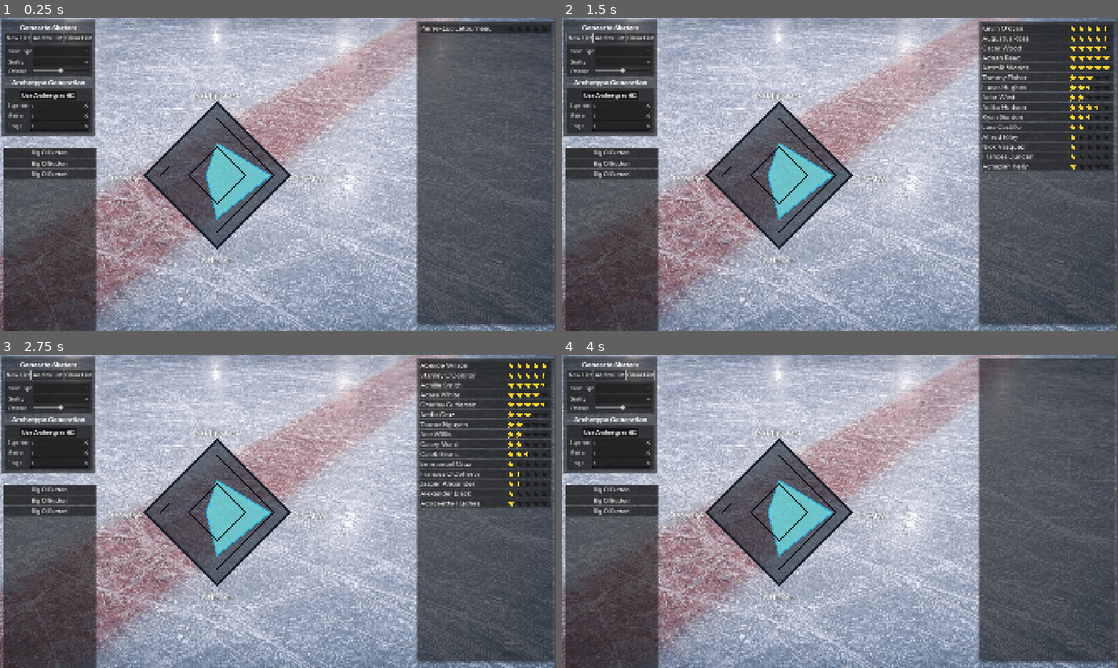
Above: before the commit, frames 1-4 (two rows, left to right).
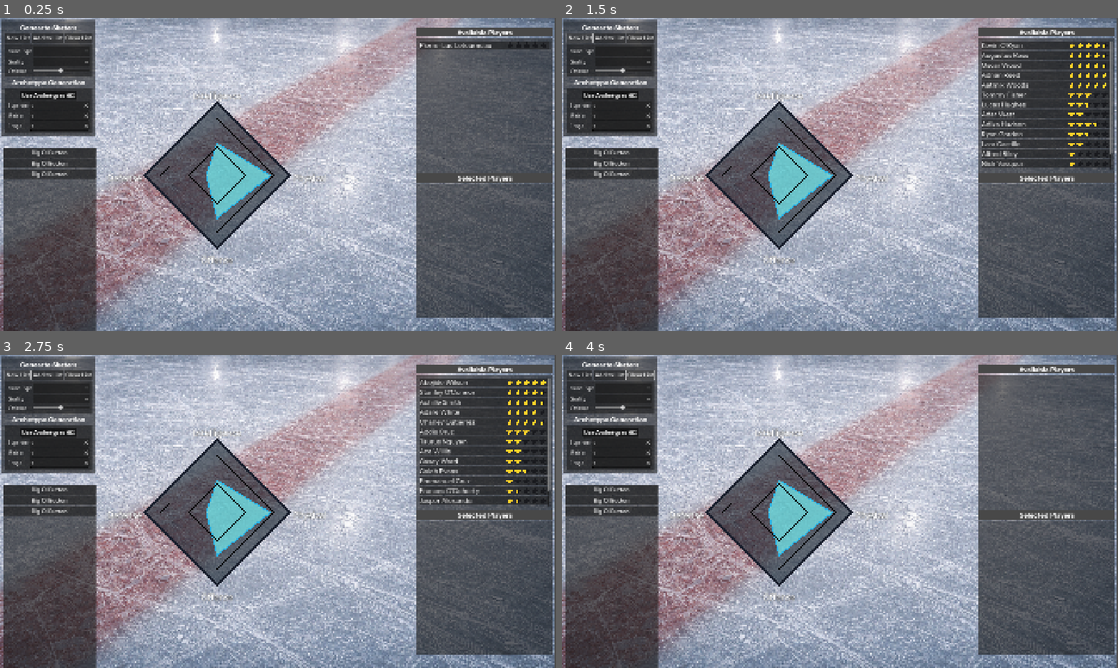
Above: after the commit, the same moments.

Repository: SqueegeeDino/imaginary-hockey-manager
Game: Godot game, scene res://Scenes/scn_Main.tscn
Two runs of this game, one before a commit and one after it. Both use one fixed random seed, a clock stepped at 60 frames per second and the inputs below.
Inputs (mouse positions are in pixels of both pictures, inside the frame that each line leads up to; where the layout moved, square brackets give the same spot in the first picture):
- Up to frame 1 (0.25 s): no input
- Up to frame 2 (1.5 s): click (1045, 46) [1045, 27] at 0.5 s; click "New List" at 1.25 s
- Up to frame 3 (2.75 s): click "New List" at 2 s
- Up to frame 4 (4 s): click "Add to List" at 2.75 s; click "Clear List" at 3.5 s

The runs differ from the first frame. In frame 1, 3.2% of the frame differs, in the area x 74-100%, y 1-99%; in frame 2, 6.9%; in frame 3, 6.9%; in frame 4, 2.4%.

Commit message:
Adjusted player_row left click functionality for player selection
Left clicking players in the list now moves them to the "Selected player" section. Generating stats in the radar graph is now down through the context menu.

Diff:
--- a/Scenes/player_row.gd
+++ b/Scenes/player_row.gd
@@ -4,7 +4,7 @@
 
 signal hovered(player: PlayerProfile)
 signal exited(player: PlayerProfile)
-signal clicked_left(player: PlayerProfile)
+signal clicked_left(row: Node)
 signal clicked_right(player: PlayerProfile, global_pos: Vector2)
 
 @export var star_empty: Texture2D
@@ -61,6 +61,6 @@
 func _gui_input(event: InputEvent) -> void:
 	if event is InputEventMouseButton and event.pressed:
 		if event.button_index == MOUSE_BUTTON_LEFT:
-			clicked_left.emit(player)
+			clicked_left.emit(self)
 		if event.button_index == MOUSE_BUTTON_RIGHT:
 			clicked_right.emit(player, get_global_mouse_position())
--- a/Scenes/scn_Main.tscn
+++ b/Scenes/scn_Main.tscn
@@ -221,14 +221,36 @@
 text = "5"
 clear_button_enabled = true
 
-[node name="panel_playerList" type="Panel" parent="CanvasLayer/Control"]
-layout_mode = 0
-offset_left = 1440.0
-offset_top = 10.0
-offset_right = 1912.0
-offset_bottom = 1060.0
-
-[node name="MarginContainer" type="MarginContainer" parent="CanvasLayer/Control/panel_playerList"]
+[node name="VBoxContainer" type="VBoxContainer" parent="CanvasLayer/Control"]
+layout_mode = 1
+anchors_preset = -1
+anchor_left = 1.175
+anchor_top = -0.2
+anchor_right = 1.175
+anchor_bottom = -0.2
+offset_left = 1391.0
+offset_top = 43.0
+offset_right = 1863.8
+offset_bottom = 1043.0
+grow_horizontal = 0
+
+[node name="headPanel_AvailablePlayers" type="PanelContainer" parent="CanvasLayer/Control/VBoxContainer"]
+layout_mode = 2
+size_flags_vertical = 4
+theme_type_variation = &"PanelContailer_Solid"
+
+[node name="Label" type="Label" parent="CanvasLayer/Control/VBoxContainer/headPanel_AvailablePlayers"]
+layout_mode = 2
+size_flags_horizontal = 4
+theme_type_variation = &"LabelHeader"
+text = "Available Players"
+
+[node name="panel_playerList" type="Panel" parent="CanvasLayer/Control/VBoxContainer"]
+unique_name_in_owner = true
+layout_mode = 2
+size_flags_vertical = 3
+
+[node name="MarginContainer" type="MarginContainer" parent="CanvasLayer/Control/VBoxContainer/panel_playerList"]
 layout_mode = 1
 anchors_preset = 15
 anchor_right = 1.0
@@ -236,17 +258,49 @@
 grow_horizontal = 2
 grow_vertical = 2
 
-[node name="ScrollContainer" type="ScrollContainer" parent="CanvasLayer/Control/panel_playerList/MarginContainer"]
-layout_mode = 2
-theme = ExtResource("4_4dhs5")
-
-[node name="vBox_playerList" type="VBoxContainer" parent="CanvasLayer/Control/panel_playerList/MarginContainer/ScrollContainer"]
-unique_name_in_owner = true
-layout_mode = 2
-size_flags_horizontal = 3
-
-[node name="_playerRow" parent="CanvasLayer/Control/panel_playerList/MarginContainer/ScrollContainer/vBox_playerList" instance=ExtResource("8_my6b3")]
-layout_mode = 2
+[node name="ScrollContainer" type="ScrollContainer" parent="CanvasLayer/Control/VBoxContainer/panel_playerList/MarginContainer"]
+layout_mode = 2
+theme = ExtResource("4_4dhs5")
+
+[node name="vBox_playerList" type="VBoxContainer" parent="CanvasLayer/Control/VBoxContainer/panel_playerList/MarginContainer/ScrollContainer"]
+unique_name_in_owner = true
+layout_mode = 2
+size_flags_horizontal = 3
+
+[node name="_playerRow" parent="CanvasLayer/Control/VBoxContainer/panel_playerList/MarginContainer/ScrollContainer/vBox_playerList" instance=ExtResource("8_my6b3")]
+layout_mode = 2
+
+[node name="headPanel_SelectedPlayers" type="PanelContainer" parent="CanvasLayer/Control/VBoxContainer"]
+layout_mode = 2
+size_flags_vertical = 4
+theme_type_variation = &"PanelContailer_Solid"
+
+[node name="Label" type="Label" parent="CanvasLayer/Control/VBoxContainer/headPanel_SelectedPlayers"]
+layout_mode = 2
+size_flags_horizontal = 4
+theme_type_variation = &"LabelHeader"
+text = "Selected Players"
+
+[node name="panel_playerList2" type="Panel" parent="CanvasLayer/Control/VBoxContainer"]
+layout_mode = 2
+size_flags_vertical = 3
+
+[node name="MarginContainer2" type="MarginContainer" parent="CanvasLayer/Control/VBoxContainer/panel_playerList2"]
+layout_mode = 1
+anchors_preset = 15
+anchor_right = 1.0
+anchor_bottom = 1.0
+grow_horizontal = 2
+grow_vertical = 2
+
+[node name="ScrollContainer2" type="ScrollContainer" parent="CanvasLayer/Control/VBoxContainer/panel_playerList2/MarginContainer2"]
+layout_mode = 2
+theme = ExtResource("4_4dhs5")
+
+[node name="vBox_playerList2" type="VBoxContainer" parent="CanvasLayer/Control/VBoxContainer/panel_playerList2/MarginContainer2/ScrollContainer2"]
+unique_name_in_owner = true
+layout_mode = 2
+size_flags_horizontal = 3
 
 [node name="panel_playerCard" type="PanelContainer" parent="CanvasLayer/Control"]
 unique_name_in_owner = true
--- a/Scripts/Players/player_gen_panel.gd
+++ b/Scripts/Players/player_gen_panel.gd
@@ -23,6 +23,7 @@
 @export var player_context_menu: PackedScene # Context menu prefab
 # Drag these in via the Inspector OR use the NodePath version below.
 @onready var player_list_vbox: VBoxContainer = %vBox_playerList
+@onready var selected_vbox: VBoxContainer = %vBox_playerList2
 @onready var playerCard: PanelContainer = %panel_playerCard
 @onready var label_int: Label = %cardLabel_int
 @onready var label_phys: Label = %cardLabel_phys
@@ -292,12 +293,6 @@
 		return
 	hideTimer.start()
 
-func _on_player_left_clicked(p: PlayerProfile) -> void:
-	radarGraph.set_item_value(0,p.intelligence)
-	radarGraph.set_item_value(1,p.physical)
-	radarGraph.set_item_value(2,p.offense)
-	radarGraph.set_item_value(3,p.defense)
-
 	# Player Card Handling
 func _on_card_hovered() -> void:
 	# Cancel pending hide while mouse is on the player card
@@ -323,6 +318,12 @@
 	var y: float = clamp(click_pos.y, 0.0, window_size.y - menu_size.y)
 	return Vector2(x,y)
 
+func _on_player_left_clicked(n: Node) -> void:
+	if n.get_parent() == player_list_vbox:
+		n.reparent(selected_vbox)
+	else:
+		n.reparent(player_list_vbox)
+
 func _on_player_right_clicked(p: PlayerProfile, click_pos: Vector2) -> void:
 	# Close any existing menu first
 	if active_context_menu != null and is_instance_valid(active_context_menu):
@@ -345,7 +346,6 @@
 ## Context menu actions
 func _on_menu_add_to_team(p: PlayerProfile) -> void:
 	print("Add to team:", p.display_name)
-	# Later: move player to team UI area
 
 func _on_menu_remove_from_team(p: PlayerProfile) -> void:
 	print("Remove from team:", p.display_name)
@@ -353,4 +353,7 @@
 
 func _on_menu_show_more_info(p: PlayerProfile) -> void:
 	print("Show more info:", p.display_name)
-	# Later: open fuller player details panel
+	radarGraph.set_item_value(0,p.intelligence)
+	radarGraph.set_item_value(1,p.physical)
+	radarGraph.set_item_value(2,p.offense)
+	radarGraph.set_item_value(3,p.defense)
